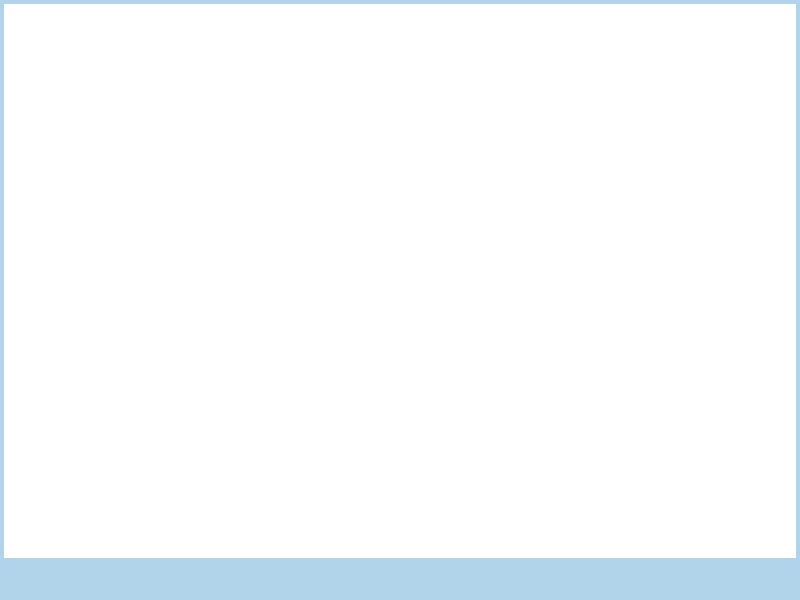
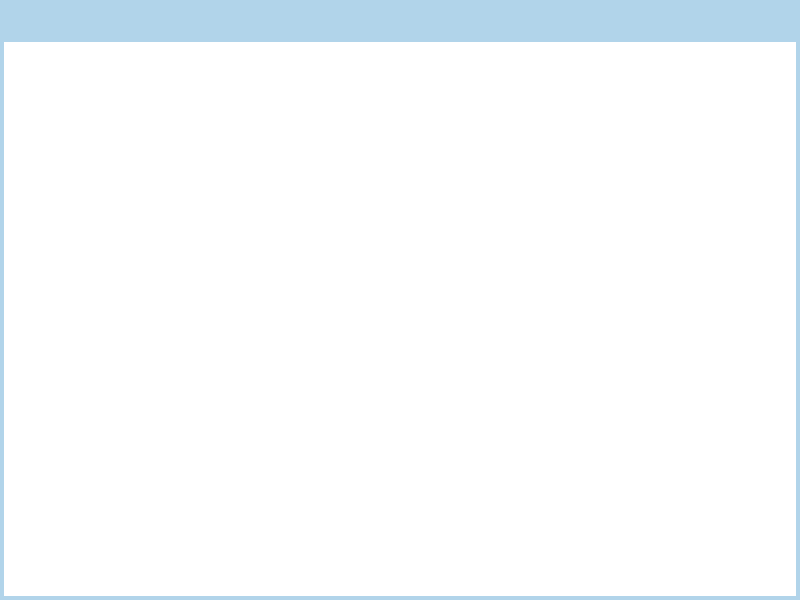
Layer changes from the first 800×600 image to the second:
painted on "Копия Копия Фон" over [4, 4, 796, 596]
